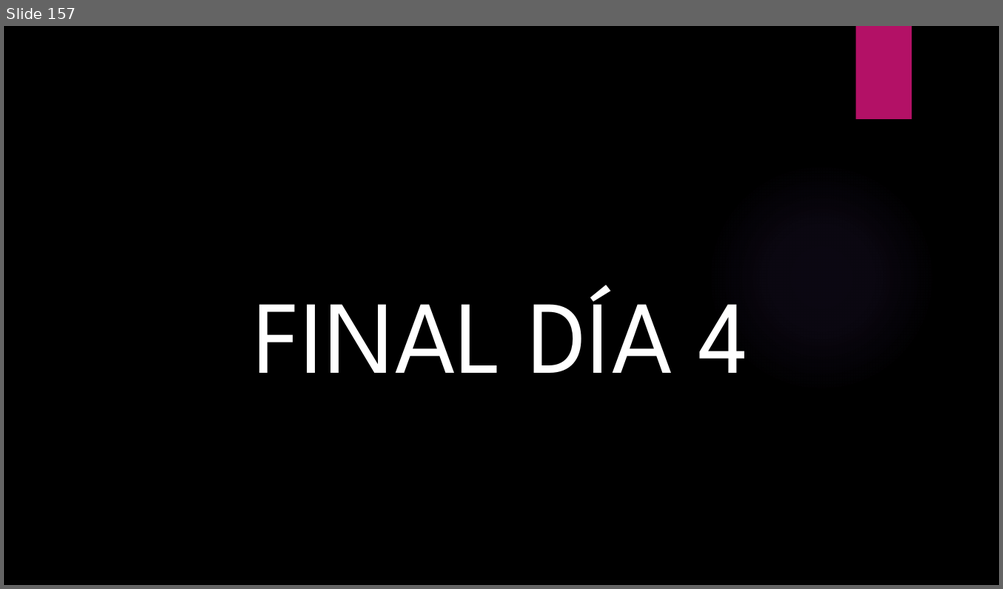
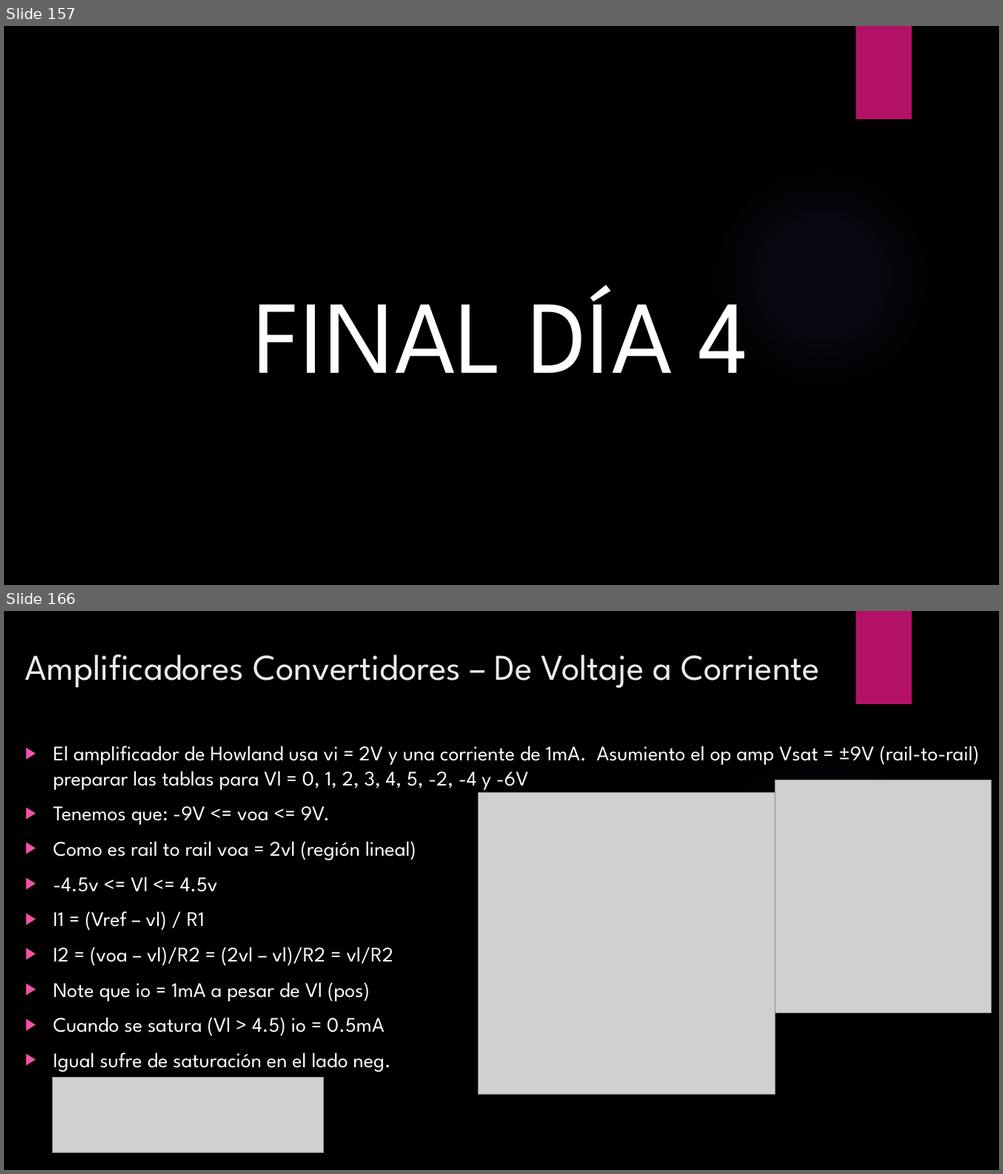
Before and after one commit to ulatinaedupa/ElectronicsII, a slide deck: Presentación/Electronica II.pptx. Shown one above the other, each under a label of ours: slide 157 before the commit, slides 157 and 166 after it; the slides between them are not shown. The pictures are 1003x589 and 1003x1174 pixels, drawn with LibreOffice and Linux fonts; fonts in the diff are those of the drawing; grey boxes stand for pictures; background and template pictures are left out. Boxes give left, top, right and bottom in pixels: in the first picture for what was removed or moved away, otherwise in the second. Text is boxed around its words. In the diff, an @@ line names an element or a change of style, - is before the commit and + after.

```diff
--- a/Presentación/Electronica II.pptx
+++ b/Presentación/Electronica II.pptx
@@ slide 166 added at box(4, 611, 999, 1170), background picture (left out); not listed: 2 template elements that a slide beside it also shows @@
@@ title added at box(25, 654, 820, 688), 35 pt, text #EBEBEB @@
+Amplificadores Convertidores – De Voltaje a Corriente
@@ text added at box(53, 746, 979, 1072), 20 pt, text #FFFFFF @@
+▶ El amplificador de Howland usa vi = 2V y una corriente de 1mA. Asumiento el op amp Vsat = ±9V (rail-to-rail) preparar las tablas para Vl = 0, 1, 2, 3, 4, 5, -2, -4 y -6V
+▶ Tenemos que: -9V <= voa <= 9V.
+▶ Como es rail to rail voa = 2vl (región lineal)
+▶ -4.5v <= Vl <= 4.5v
+▶ I1 = (Vref – vl) / R1
+▶ I2 = (voa – vl)/R2 = (2vl – vl)/R2 = vl/R2
+▶ Note que io = 1mA a pesar de Vl (pos)
+▶ Cuando se satura (Vl > 4.5) io = 0.5mA
+▶ Igual sufre de saturación en el lado neg.
@@ picture added at box(775, 780, 990, 1013) @@
@@ picture added at box(478, 793, 776, 1095) @@
@@ picture added at box(53, 1077, 324, 1153) @@
```
Also in this commit, not shown: 23 other slides added, 2 other files.
